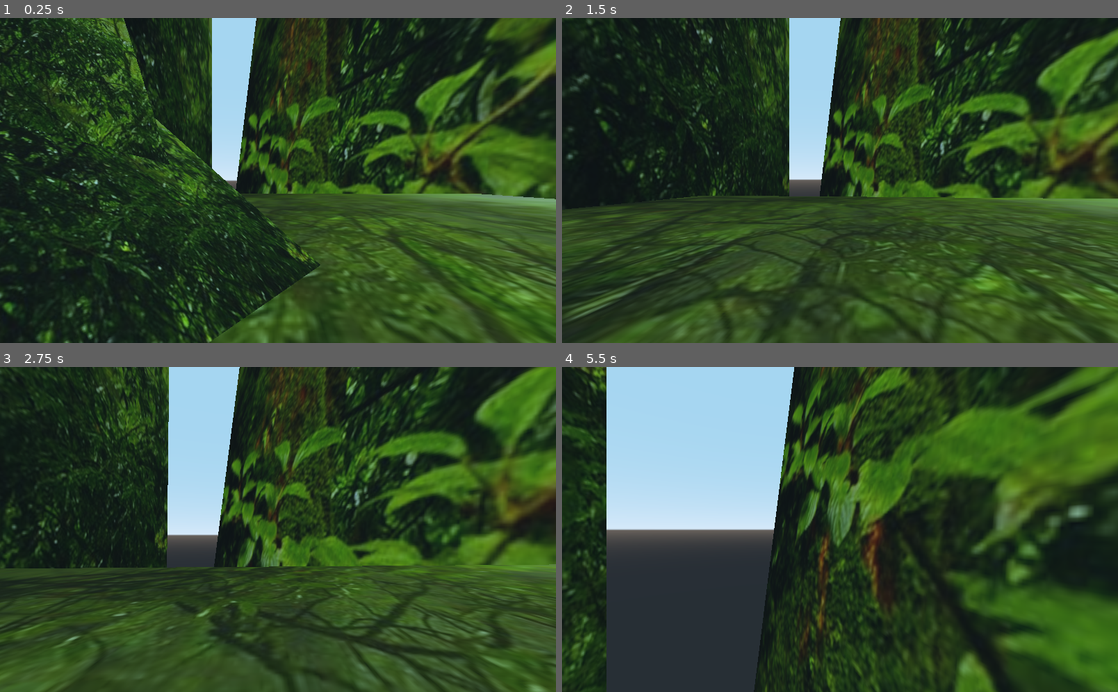
Above: before the commit, frames 1-4 (two rows, left to right).
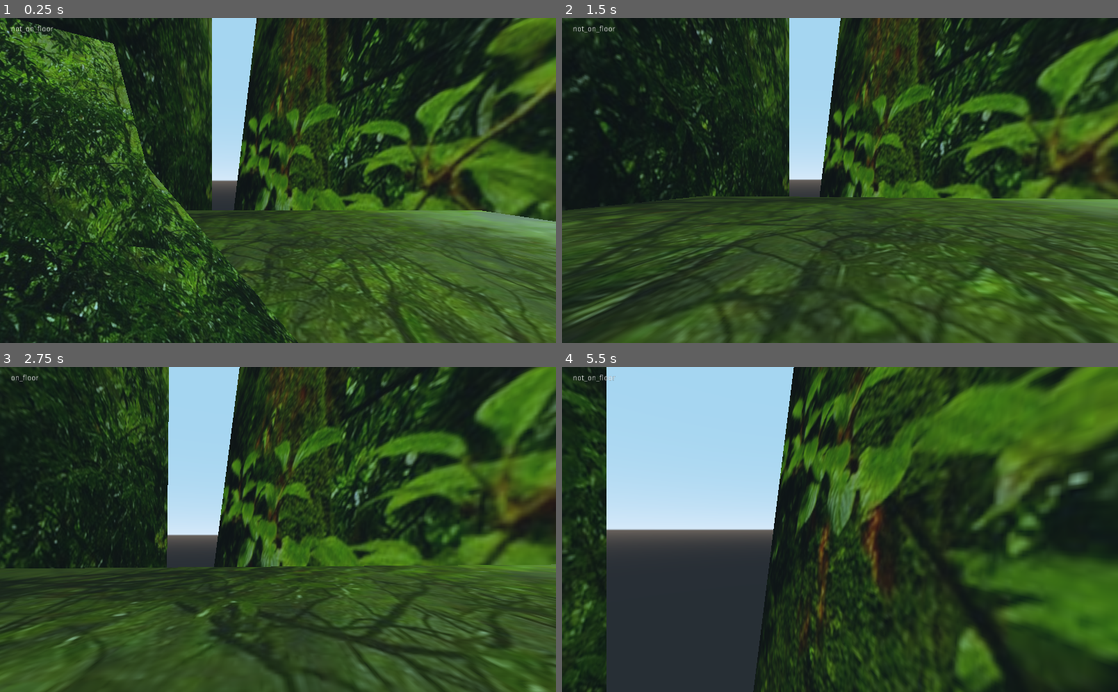
Above: after the commit, the same moments.

Repository: Gamepro5/Custom_Godot_3D_KinematicBody_Controller
Game: Godot game, scene res://Spatial.tscn
The game is run twice, just before and just after one commit, with the same random seed, the same clock (stepped at 60 frames per second) and the same inputs.
Inputs (mouse positions are in pixels of both pictures, inside the frame that each line leads up to):
- Up to frame 1 (0.25 s): no input
- Up to frame 2 (1.5 s): move the mouse to (867, 180) at 0.52 s; hold W (move_forward) from 0.53 s (still down); tap Space (jump, bound only after the commit) at 0.6, 0.77, 1.07 s; move the mouse to (812, 180) at 1.27 s; click (812, 180) at 1.35 s
- Up to frame 3 (2.75 s): keep holding W (move_forward); tap Space (jump, bound only after the commit) at 1.52, 1.55, 1.82, 2.1 s; move the mouse to (289, 523) at 2.02 s
- Up to frame 4 (5.5 s): keep holding W (move_forward); move the mouse to (834, 536) at 2.77 s; click (834, 536) at 2.85 s; tap Space (jump, bound only after the commit) at 3.02, 3.05, 3.32, 3.6, 3.77, 4.07, 4.52, 4.55, 4.82, 5.1 s; move the mouse to (878, 532) at 3.52 s; move the mouse to (795, 526) at 4.27 s; click (795, 526) at 4.35 s; move the mouse to (845, 529) at 5.02 s

The runs differ from the first frame. In frame 1, 41% of the frame differs, in the area x 0-100%, y 0-100%; in frame 2, 4.7%; in frame 3, less than 0.1%; in frame 4, 26%.

Commit message:
Added Jumping
Still need to fix an issue where the player sometimes incorrectly thinks they are not on the ground.

Diff:
--- a/KinematicBody.gd
+++ b/KinematicBody.gd
@@ -102,9 +102,15 @@
 
 
 	if (!on_floor):
-		#print("REE")
+		get_node("../Label").text = "not_on_floor"
 		floor_direction = Vector3(0,0,0)
 		collision_normal = Vector3(0,1,0)
+
+	else:
+		get_node("../Label").text = "on_floor"
+		if Input.is_action_just_pressed("jump"):
+			velocity.y = 10
+			collision_normal = Vector3.ZERO
 	if (rad2deg(Vector3(0,1,0).angle_to(collision_normal)) > 89):
 		print("fuck")
 	#print(floor_direction)
--- a/Spatial.tscn
+++ b/Spatial.tscn
@@ -28,7 +28,7 @@
 transform = Transform( 0.0465412, 8.39942, 8.71951, -0.132432, 8.83956, 0, -0.0657301, -11.8625, 6.17398, -3.28691, 0, -0.569 )
 
 [node name="MeshInstance" type="MeshInstance" parent="StaticBody"]
-transform = Transform( 1, 0, 0, 2.56114e-09, 1, -2.98023e-08, 0, 5.96046e-08, 1, 0, 0, 0 )
+transform = Transform( 1, 3.8147e-06, 1.90735e-06, 2.56114e-09, 1, 0, 2.32831e-10, 1.78814e-07, 1, 0, 0, 0 )
 mesh = SubResource( 2 )
 material/0 = null
 
@@ -112,7 +112,7 @@
 shape = SubResource( 3 )
 
 [node name="KinematicBody" type="KinematicBody" parent="."]
-transform = Transform( 1, 0, 0, 0, 1, 0, 0, 0, 1, -3.1914, 2.019, 4.54603 )
+transform = Transform( 1, 0, 0, 0, 1, 0, 0, 0, 1, -3.191, 6.398, 4.546 )
 script = ExtResource( 1 )
 
 [node name="CollisionShape" type="CollisionShape" parent="KinematicBody"]
@@ -138,3 +138,12 @@
 
 [node name="RayCast2" type="RayCast" parent="."]
 enabled = true
+
+[node name="Label" type="Label" parent="."]
+margin_left = 20.0
+margin_top = 14.0
+margin_right = 60.0
+margin_bottom = 28.0
+__meta__ = {
+"_edit_use_anchors_": false
+}
--- a/project.godot
+++ b/project.godot
@@ -45,6 +45,11 @@
 "events": [ Object(InputEventMouseButton,"resource_local_to_scene":false,"resource_name":"","device":0,"alt":false,"shi …(212 unchanged characters)…
  ]
 }
+jump={
+"deadzone": 0.5,
+"events": [ Object(InputEventKey,"resource_local_to_scene":false,"resource_name":"","device":0,"alt":false,"shift":false,"control":false,"meta":false,"command":false,"pressed":false,"scancode":32,"unicode":0,"echo":false,"script":null)
+ ]
+}
 
 [physics]
 
